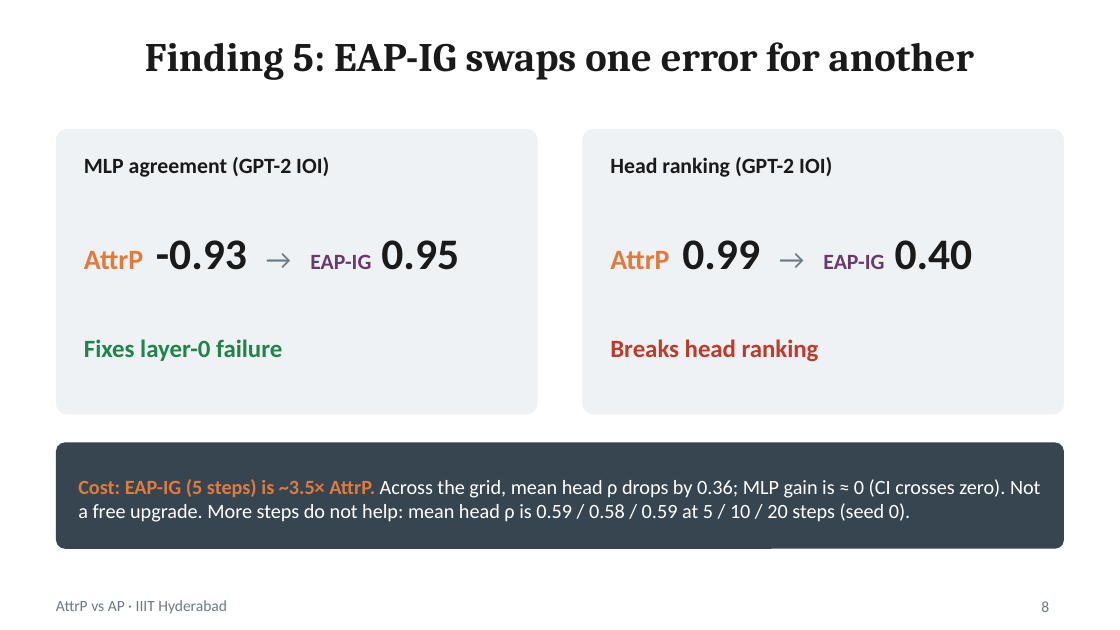
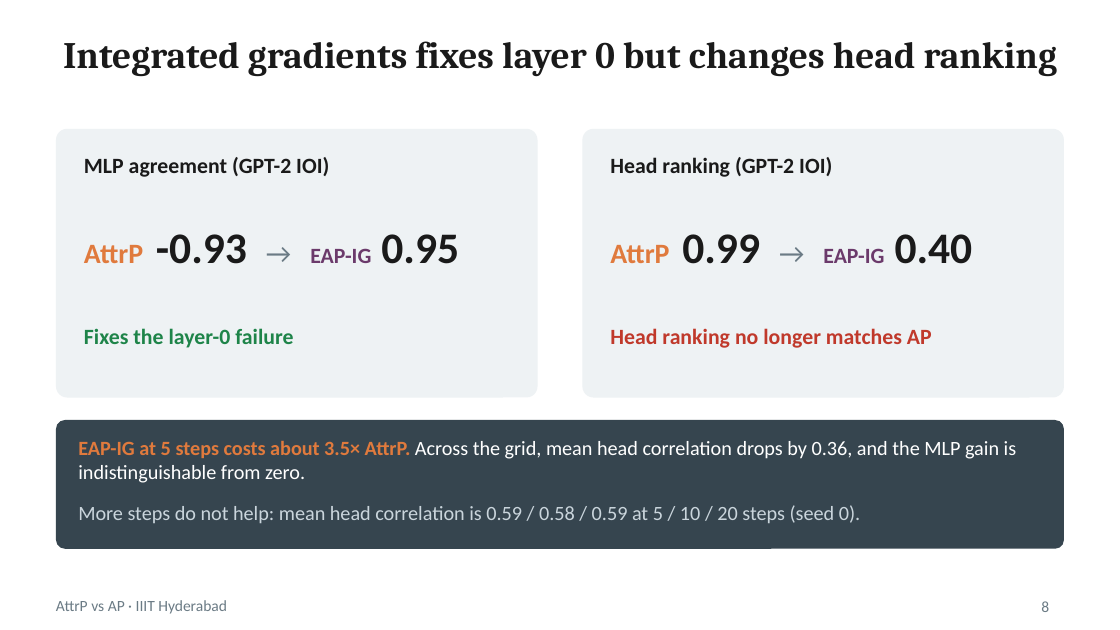
Before and after one commit to hrishirajmitra/attrp-ap-hindi, a slide deck: slide 8 of slides/results/results_deck.pptx. Drawn at 1120x630 pixels with LibreOffice and Linux fonts; fonts in the diff are those of the drawing. Boxes give left, top, right and bottom in pixels: in the first picture for what was removed or moved away, otherwise in the second. Text is boxed around its words. In the diff, an @@ line names an element or a change of style, - is before the commit and + after.

```diff
--- a/slides/results/results_deck.pptx
+++ b/slides/results/results_deck.pptx
@@ title at (x1=63, y1=41, x2=1058, y2=77): text changed; size 26 to 24 pt @@
-Finding 5: EAP-IG swaps one error for another
+Integrated gradients fixes layer 0 but changes head ranking
@@ rounded rectangle resized from (x1=56, y1=129, x2=538, y2=414) to (x1=56, y1=129, x2=538, y2=398) @@
@@ rounded rectangle resized from (x1=582, y1=129, x2=1064, y2=414) to (x1=582, y1=129, x2=1064, y2=398) @@
@@ text "AttrP -0.93 → EAP-IG 0.95" moved from (x1=84, y1=240, x2=459, y2=270) to (x1=84, y1=234, x2=459, y2=264) @@
@@ text "AttrP 0.99 → EAP-IG 0.40" moved from (x1=610, y1=240, x2=973, y2=270) to (x1=610, y1=234, x2=973, y2=264) @@
@@ text at (x1=84, y1=328, x2=293, y2=348): text changed; size 16 to 14 pt @@
-Fixes layer-0 failure
+Fixes the layer-0 failure
@@ text at (x1=610, y1=328, x2=932, y2=348): text changed; size 16 to 14 pt @@
-Breaks head ranking
+Head ranking no longer matches AP
@@ proportions changed in 3 elements at (x1=56, y1=129, x2=538, y2=398), (x1=582, y1=129, x2=1064, y2=398), (x1=56, y1=420, x2=1064, y2=549) @@
@@ rounded rectangle resized from (x1=56, y1=442, x2=1064, y2=549) to (x1=56, y1=420, x2=1064, y2=549) @@
@@ text at (x1=78, y1=441, x2=1017, y2=483): text changed @@
-Cost: EAP-IG (5 steps) is ~3.5× AttrP. Across the grid, mean head ρ drops by 0.36; MLP gain is ≈ 0 (CI crosses zero). Not a free upgrade. More steps do not help: mean head ρ is 0.59 / 0.58 / 0.59 at 5 / 10 / 20 steps (seed 0).
+EAP-IG at 5 steps costs about 3.5× AttrP. Across the grid, mean head correlation drops by 0.36, and the MLP gain is indistinguishable from zero.
@@ text added at (x1=78, y1=505, x2=860, y2=523), 13 pt, text #CAD5DC @@
+More steps do not help: mean head correlation is 0.59 / 0.58 / 0.59 at 5 / 10 / 20 steps (seed 0).
```
Also in this commit, not shown: 11 other slides changed, 5 other files.
